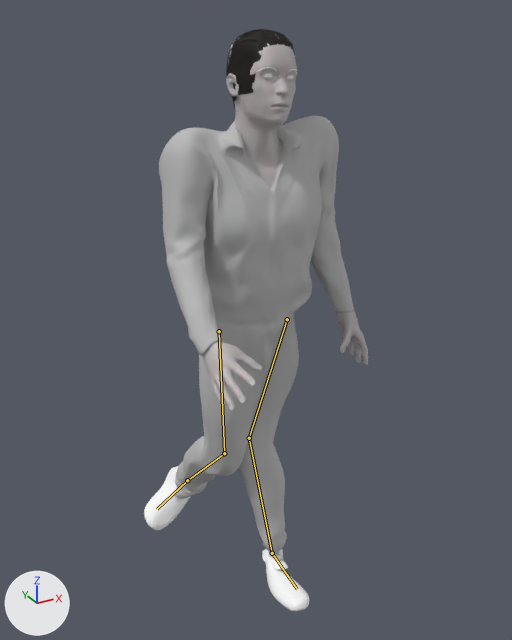
Two versions of the Blender file tools/blender-test/out/anim.blend, one commit apart.
Camera for both pictures: a camera (50 mm lens) standing at (-0.89, -4.531, 1.762) and looking at (0.045, -2.832, 0.913). Arrows for +X, +Y and +Z are at lower left; the lights stay in place. The first picture is the older version. Both versions are drawn at frame 60 of the action 'Human.rigAction'; the numbers are the values there. The bones that change are drawn over the model as lines.

Objects in the first picture: 'Human', 'Human.male_casualsuit01', 'Human.shoes02', 'Human.short04' and 1 more.
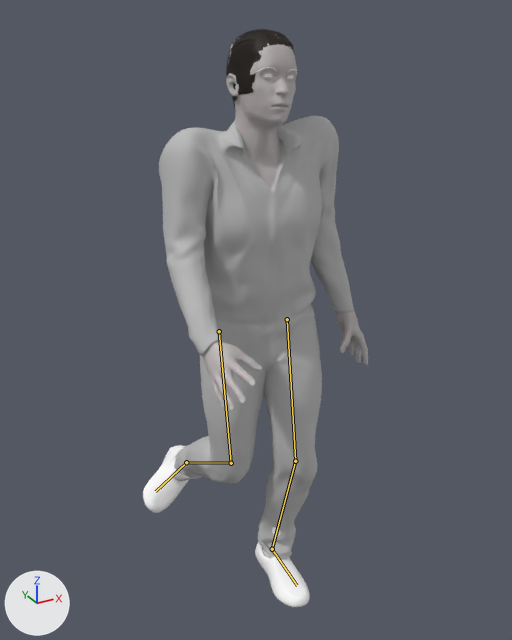
The edits, one by one:
Bone 'LeftUpLeg' (bone_leftupleg) turns from (-26, 125, 0) to (-11, 0, 10) degrees about its own x, y and z.
Bone 'LeftLeg' (bone_leftleg) turns from (20, 0, 0) to (28, 0, 1) degrees about its own x, y and z.
Bone 'LeftFoot' (bone_leftfoot) turns from (42, -16, -136) to (-12, -4, -9) degrees about its own x, y and z.
Bone 'RightUpLeg' (bone_rightupleg) turns from (-169, -532, 172) to (3, -5, -7) degrees about its own x, y and z.
Bone 'RightLeg' (bone_rightleg) turns from (38, 0, -1) to (59, 0, -1) degrees about its own x, y and z.
Bone 'RightFoot' (bone_rightfoot) turns from (14, -16, 55) to (6, -6, 55) degrees about its own x, y and z.

Pixel boxes [x1, y1, x2, y2] of what changed, in the pictures (512 x 640 px):
'Human.male_casualsuit01', posed
    both: [159, 116, 354, 560]
'Human.shoes02', posed (12% taller)
    before: [144, 466, 309, 611]
    after: [143, 445, 310, 607]
bone 'LeftUpLeg', root to tip
    before: (287, 319) to (249, 438)
    after: (287, 319) to (295, 461)
bone 'LeftLeg', root to tip
    before: (249, 438) to (272, 553)
    after: (295, 461) to (272, 549)
bone 'LeftFoot', root to tip
    before: (272, 553) to (297, 589)
    after: (272, 549) to (297, 585)
bone 'RightUpLeg', root to tip
    before: (219, 331) to (224, 453)
    after: (219, 331) to (231, 463)
bone 'RightLeg', root to tip
    before: (224, 453) to (187, 480)
    after: (231, 463) to (186, 462)
bone 'RightFoot', root to tip
    before: (187, 480) to (157, 509)
    after: (186, 462) to (155, 491)
